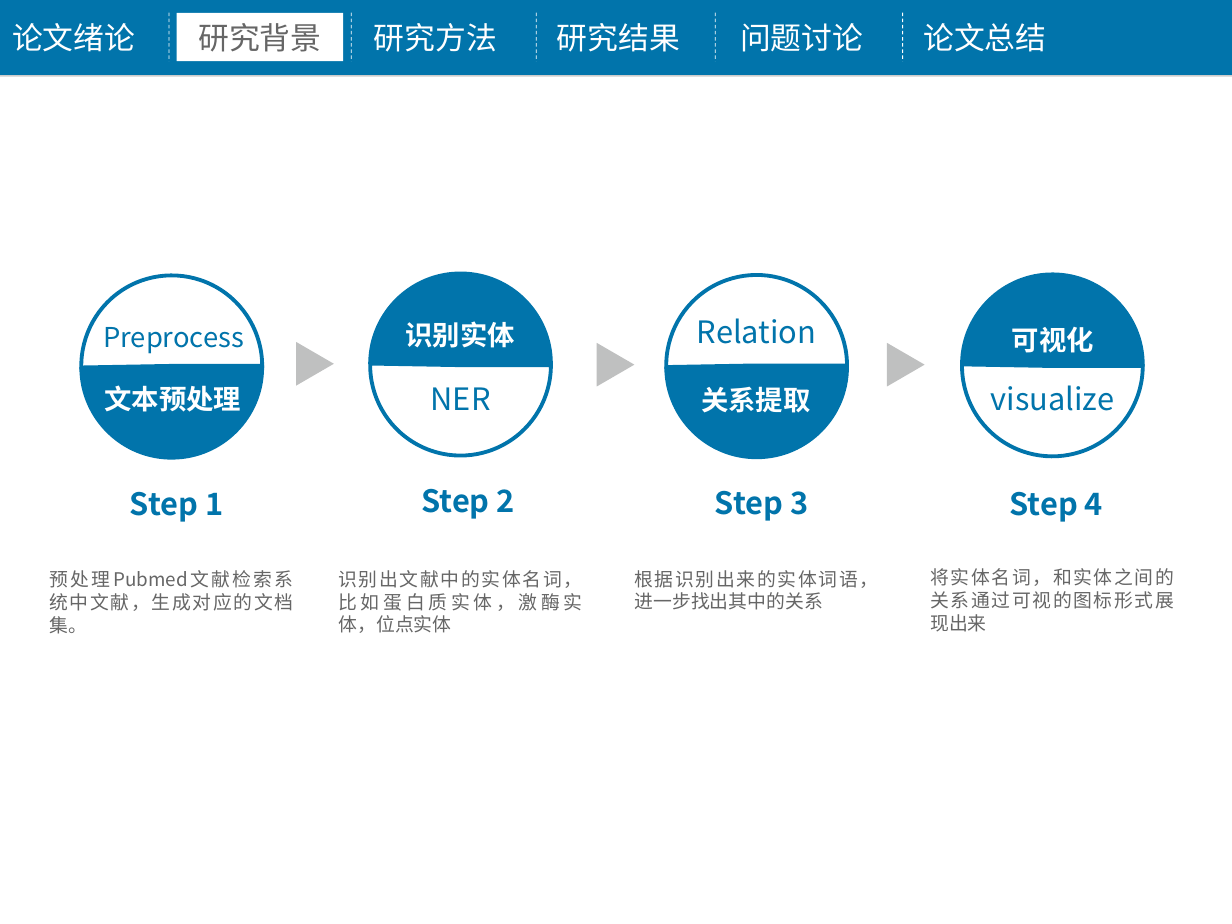
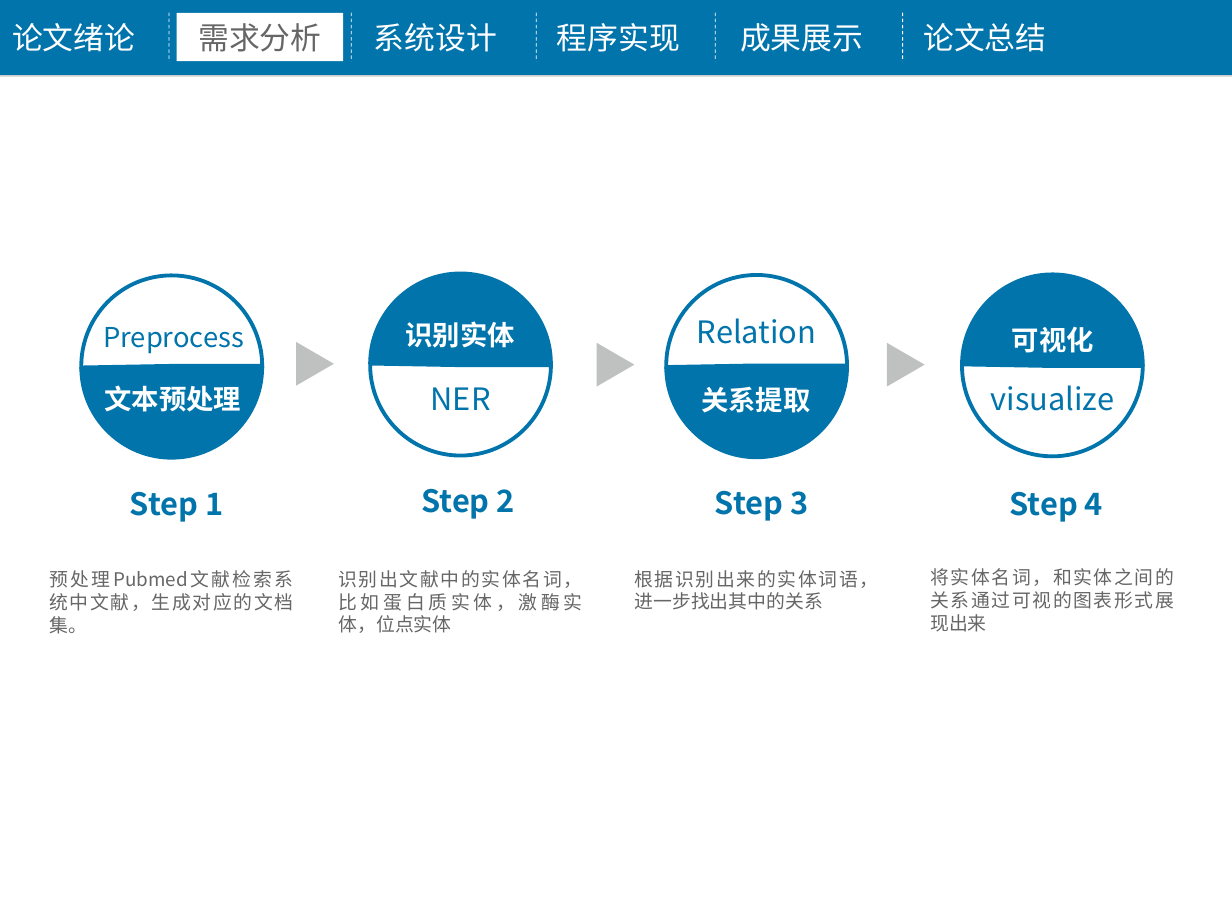
Before and after one commit to tianlanse93/MyGraduationDesign, a slide deck: slide 9 of 毕业论文/ppt4328.ppt. Drawn at 1232x924 pixels with LibreOffice and Linux fonts; fonts in the diff are those of the drawing; background and template pictures are left out. Boxes give left, top, right and bottom in pixels: in the first picture for what was removed or moved away, otherwise in the second. Text is boxed around its words. In the diff, an @@ line names an element or a change of style, - is before the commit and + after.

```diff
--- a/毕业论文/ppt4328.ppt
+++ b/毕业论文/ppt4328.ppt
@@ text at [198, 23, 321, 52]: text changed @@
-研究背景
+需求分析
@@ text at [374, 23, 497, 52]: text changed @@
-研究方法
+系统设计
@@ text at [557, 23, 680, 52]: text changed @@
-研究结果
+程序实现
@@ text at [740, 23, 863, 52]: text changed @@
-问题讨论
+成果展示
@@ text at [930, 568, 1174, 632]: text changed @@
-将实体名词，和实体之间的关系通过可视的图标形式展现出来
+将实体名词，和实体之间的关系通过可视的图表形式展现出来
```
Also in this commit, not shown: 8 other slides changed, 9 slides added, 4 slides removed.
